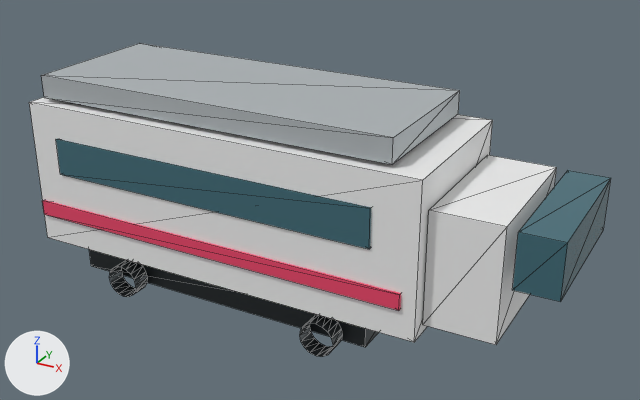
Before and after pictures for a commit that changed the glTF model public/models/trains/br648.glb.
Camera for both pictures: a camera (50 mm lens) standing at (2.35, -3.59, 2.39) and looking at (0.36, 0.04, 0.58). Arrows for +X, +Y and +Z are at lower left; the lights stay in place. The older version comes first. Mesh edges are drawn as thin lines.

In view in the first picture: 'body_shell', 'bogie_front_0', 'bogie_front_1', 'front_glass', 'front_nose', 'livery_stripe', 'roof', 'undercarriage', 'window_band'.
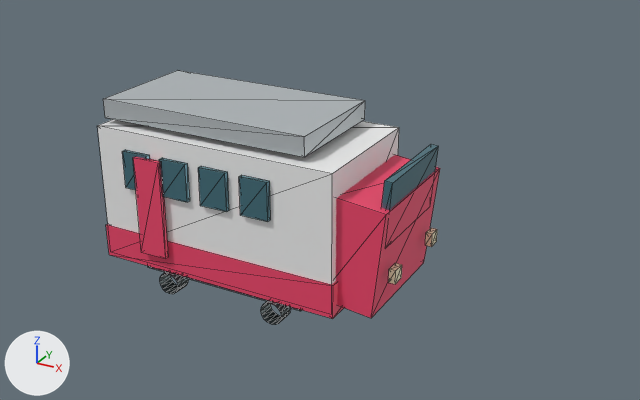
The change, as a list of edits to the scene's bpy script:
```text
Change mat_accent_material:
    mat_accent_material.metallic: 0.1 -> 0.08
    mat_accent_material.roughness: 0.55 -> 0.52
Change me_windows_cube:
    where me_windows_cube.from_pydata(...)  # 8 vertices, 12 faces; spans x -0.5..0.5, y -0.5..0.5, z -0.5..0.5
    remove me_windows_cube.materials.append(mat_window_material)  # cyan #51808d
    add me_windows_cube.materials.append(mat_windows_material)  # cyan #51808d
Change ob_body_shell:
    ob_body_shell.location: (0.0, 0.0, 0.62) -> (-0.04, 0.0, 0.56)
    ob_body_shell.scale: (2.2, 0.88, 0.78) -> (1.36, 0.72, 0.72)
Change ob_window_band:
    ob_window_band: bpy.data.objects.new('window_band', me_windows_cube) -> bpy.data.objects.new('window_band', me_accent_cube)
    ob_window_band.location: (-0.03, 0.0, 0.74) -> (-0.04, 0.0, 0.27)
    ob_window_band.scale: (1.8, 0.9, 0.195) -> (1.38, 0.73, 0.18)
Change ob_livery_stripe:
    ob_livery_stripe: bpy.data.objects.new('livery_stripe', me_accent_cube) -> bpy.data.objects.new('livery_stripe', me_windows_cube)
    ob_livery_stripe.location: (-0.03, 0.0, 0.42) -> (-0.472, 0.371, 0.72)
    ob_livery_stripe.scale: (2.11, 0.91, 0.08) -> (0.155, 0.025, 0.2)
Change ob_roof:
    ob_roof.location: (-0.05, 0.0, 1.09) -> (-0.12, 0.0, 1.0)
    ob_roof.scale: (1.98, 0.78, 0.12) -> (1.18, 0.62, 0.1)
Change ob_undercarriage:
    ob_undercarriage.location: (-0.05, 0.0, 0.14) -> (-0.05, 0.0, 0.19)
    ob_undercarriage.scale: (1.72, 0.66, 0.18) -> (0.958, 0.58, 0.14)
Change ob_front_nose:
    ob_front_nose: bpy.data.objects.new('front_nose', me_body_cube) -> bpy.data.objects.new('front_nose', me_accent_cube)
    ob_front_nose.location: (1.28, 0.0, 0.57) -> (0.72, 0.0, 0.5)
    ob_front_nose.rotation_euler: (0.0, 0.0, 0.0) -> (0.0, 0.11, 0.0)  # degrees (0, 0, 0) -> degrees (0, 6.3, 0)
    ob_front_nose.scale: (0.34, 0.75, 0.562) -> (0.28, 0.64, 0.55)
Change ob_front_glass:
    ob_front_glass.location: (1.6, 0.0, 0.71) -> (0.86, 0.0, 0.73)
    ob_front_glass.rotation_euler: (0.0, 0.0, 0.0) -> (0.0, 0.08, 0.0)  # degrees (0, 0, 0) -> degrees (0, 4.6, 0)
    ob_front_glass.scale: (0.2, 0.77, 0.265) -> (0.04, 0.54, 0.33)
Change ob_bogie_front_0:
    ob_bogie_front_0.location: (-0.594, -0.38, 0.08) -> (-0.315, -0.34, 0.12)
    ob_bogie_front_0.scale: (0.18, 0.18, 0.1) -> (0.12, 0.12, 0.09)
Change ob_bogie_front_1:
    ob_bogie_front_1.location: (0.594, -0.38, 0.08) -> (0.315, -0.34, 0.12)
    ob_bogie_front_1.scale: (0.18, 0.18, 0.1) -> (0.12, 0.12, 0.09)
Add ob_headlight_1:
    ob_headlight_1 = bpy.data.objects.new('headlight_1', me_lamp_cube)  # a box spanning x -0.5..0.5, y -0.5..0.5, z -0.5..0.5; in mat_lamp_material (beige #fff4cd)
    ob_headlight_1.parent = ob_train_root
    ob_headlight_1.location = (0.9, -0.22, 0.42)
    ob_headlight_1.scale = (0.035, 0.07, 0.07)
Add ob_headlight_0:
    ob_headlight_0 = bpy.data.objects.new('headlight_0', me_lamp_cube)  # a box spanning x -0.5..0.5, y -0.5..0.5, z -0.5..0.5; in mat_lamp_material (beige #fff4cd)
    ob_headlight_0.parent = ob_train_root
    ob_headlight_0.location = (0.9, 0.22, 0.42)
    ob_headlight_0.scale = (0.035, 0.07, 0.07)
Add ob_lint_door_1:
    ob_lint_door_1 = bpy.data.objects.new('lint_door_1', me_accent_cube)
    ob_lint_door_1.parent = ob_train_root
    ob_lint_door_1.location = (-0.39, -0.385, 0.54)
    ob_lint_door_1.scale = (0.16, 0.025, 0.53)
Add ob_window_0_72_3_1:
    ob_window_0_72_3_1 = bpy.data.objects.new('window_0.72_3_1', me_windows_cube)
    ob_window_0_72_3_1.parent = ob_train_root
    ob_window_0_72_3_1.location = (0.233, -0.371, 0.72)
    ob_window_0_72_3_1.scale = (0.155, 0.025, 0.2)
Add ob_window_0_72_2_1:
    ob_window_0_72_2_1 = bpy.data.objects.new('window_0.72_2_1', me_windows_cube)
    ob_window_0_72_2_1.parent = ob_train_root
    ob_window_0_72_2_1.location = (-0.0025, -0.371, 0.72)
    ob_window_0_72_2_1.scale = (0.155, 0.025, 0.2)
Add ob_window_0_72_1_1:
    ob_window_0_72_1_1 = bpy.data.objects.new('window_0.72_1_1', me_windows_cube)
    ob_window_0_72_1_1.parent = ob_train_root
    ob_window_0_72_1_1.location = (-0.237, -0.371, 0.72)
    ob_window_0_72_1_1.scale = (0.155, 0.025, 0.2)
Add ob_window_0_72_0_1:
    ob_window_0_72_0_1 = bpy.data.objects.new('window_0.72_0_1', me_windows_cube)
    ob_window_0_72_0_1.parent = ob_train_root
    ob_window_0_72_0_1.location = (-0.472, -0.371, 0.72)
    ob_window_0_72_0_1.scale = (0.155, 0.025, 0.2)
```

Location of each change, (x1, y1, x2, y2) in pixels of the pictures (640 x 400 px):
'body_shell', moved, rescaled: before (29, 97, 493, 342); after (98, 119, 399, 285)
'roof', moved, rescaled (37% narrower, 28% shorter): before (41, 43, 460, 165); after (103, 70, 365, 157)
'front_nose', surface changed, reshaped, moved, turned, rescaled: before (423, 155, 557, 345); after (336, 155, 440, 318)
'window_band', surface changed, recoloured, reshaped, moved, rescaled (25% narrower, 14% shorter): before (56, 139, 371, 249); after (106, 224, 343, 319)
'front_glass', recoloured, moved, turned, rescaled: before (513, 170, 611, 302); after (382, 144, 439, 210)
'livery_stripe', surface changed, recoloured, reshaped, moved, rescaled (not visible afterwards): before (42, 200, 401, 310)
'undercarriage', moved, rescaled (mostly hidden afterwards): before (89, 249, 379, 347); after (148, 266, 301, 311)
'lint_door_1', added (red): after (133, 157, 169, 259)
'bogie_front_1', moved, rescaled: before (300, 315, 342, 357); after (261, 300, 291, 325)
'bogie_front_0', moved, rescaled: before (109, 260, 147, 297); after (160, 271, 188, 294)
'window_0.72_3_1', added (cyan): after (239, 175, 271, 222)
'window_0.72_2_1', added (cyan): after (198, 166, 229, 212)
'window_0.72_1_1', added (cyan): after (159, 158, 190, 202)
'window_0.72_0_1', added (cyan): after (122, 150, 150, 190)
'headlight_1', added: after (388, 263, 402, 284)
'headlight_0', added: after (425, 228, 437, 247)
